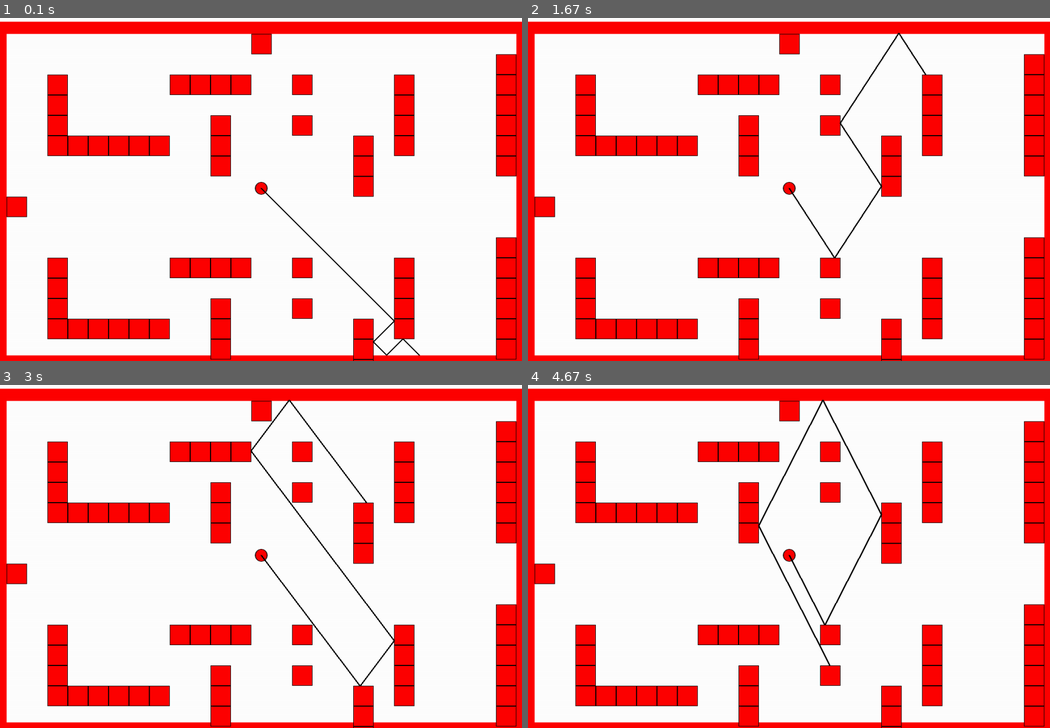
Above: before the commit, frames 1-4 (two rows, left to right).
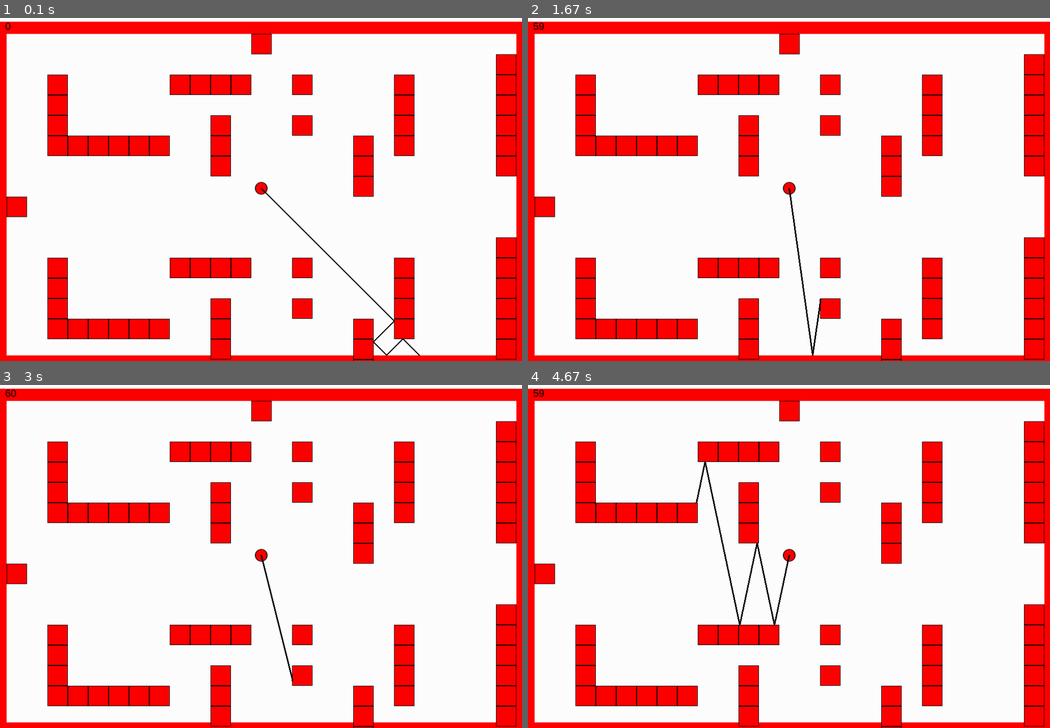
Above: after the commit, the same moments.

Repository: jonalfarlinga/lazars
Game: pygame game, started from lazars_main.py
The game is run twice, just before and just after one commit, with the same random seed, the same clock (stepped at 60 frames per second) and the same inputs.
Inputs:
- Up to frame 1 (0.1 s): no input
- Up to frame 2 (1.67 s): hold Right 0.33-0.8 s; hold Right 0.83-1.3 s; hold Left from 1.33 s (still down)
- Up to frame 3 (3 s): release Left at 1.87 s; hold Left 1.9-2.37 s; hold Right from 2.4 s (still down)
- Up to frame 4 (4.67 s): release Right at 3.03 s; hold Left 3.07-3.53 s; hold Right 3.57-4.03 s; hold Right 4.07-4.53 s; hold Left from 4.57 s (still down)

The runs differ from the first frame. In frame 1, less than 0.1% of the frame differs, in the area x 1-3%, y 1-4%; in frame 2, 0.7%; in frame 3, 0.8%; in frame 4, 1.2%, in the area x 1-68%, y 1-82%.

Commit message:
added fps debug

Diff:
--- a/constants.py
+++ b/constants.py
@@ -14,6 +14,7 @@
 BLACK = (0, 0, 0)
 WHITE = (255, 255, 255)
 RED = (255, 0, 0)
+YELLOW = (255, 255, 0)
 
 # set unit size
 WALL_SIZE = 40
--- a/debug_me.py
+++ b/debug_me.py
@@ -13,3 +13,9 @@
                 print("COLLISION" + str(block))
         elif block.collidepoint(mouse_pos):
             print("COLLISION" + str(block))
+
+
+def fps_counter(clock, screen, font):
+    fps = str(int(clock.get_fps()))
+    fps_t = font.render(fps, 1, BLACK)
+    screen.blit(fps_t, (10, 10))
--- a/lazars_main.py
+++ b/lazars_main.py
@@ -1,7 +1,7 @@
 import pygame
 import sys
 import os
-# from debug_me import debug
+import debug_me
 import maps
 from constants import *  # noqa:F403 flake8 ignore
 from entities import Player
@@ -66,7 +66,7 @@
             else:
                 rects.append(block)
 
-        # debug(pygame.mouse.get_pos(), screen, rects)  # debug functions
+        # debug_me.debug(pygame.mouse.get_pos(), screen, rects)
         player.move(rects)
         player.blit_sprite(screen)
         player.laser(screen, rects)
@@ -77,8 +77,9 @@
                 # change the value to False, to exit the main loop
                 pygame.quit()
                 sys.exit()
-        pygame.time.delay(50)
+        pygame.time.delay(0)
         FramesPerSecond.tick(FPS)
+        debug_me.fps_counter(FramesPerSecond, screen, font)
         pygame.display.update()
 
 
